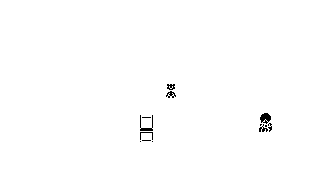
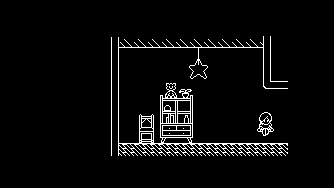
Revision of a layered 334px x 188px image; what changed, layer by layer:
hid group "子供部屋" (38 layers) over bbox(0, 0, 326, 188)
hid group "child_crouch" (2 layers) over bbox(258, 112, 273, 133)
hid "bed" over bbox(237, 119, 288, 148)
added group "リビング" with 35 layers above "レイヤー" over bbox(0, 0, 326, 188)
added group "chair #1" with 2 layers in group "リビング" over bbox(139, 114, 154, 143)
added layer "レイヤー #20" in group "chair #1" over bbox(139, 114, 154, 143)
added layer "レイヤー #21" in group "chair #1" over bbox(139, 114, 154, 143)
added group "shelf #1" with 1 layers in group "リビング" over bbox(160, 89, 193, 143)
added layer "レイヤー #26" in group "shelf #1" over bbox(160, 89, 193, 143)
added group "bair #1" with 6 layers in group "リビング" over bbox(165, 83, 177, 95)
added group "bair_head #1" with 2 layers in group "bair #1" over bbox(166, 83, 176, 91)
added layer "レイヤー #27" in group "bair_head #1" over bbox(166, 83, 176, 91)
added layer "レイヤー #28" in group "bair_head #1" over bbox(166, 83, 176, 91)
added group "bair_body #1" with 2 layers in group "bair #1" over bbox(165, 89, 177, 95)
added layer "レイヤー #29" in group "bair_body #1" over bbox(165, 89, 177, 95)
added layer "レイヤー #30" in group "bair_body #1" over bbox(165, 89, 177, 95)
added group "child_bair_hug #1" with 5 layers in group "リビング" over bbox(257, 112, 276, 136)
added layer "レイヤー #31" in group "child_bair_hug #1" over bbox(257, 112, 274, 136)
added layer "レイヤー #32" in group "child_bair_hug #1" over bbox(257, 112, 274, 136)
added group "light #1" with 2 layers in group "リビング" over bbox(189, 48, 208, 79)
added layer "レイヤー #36" in group "light #1" over bbox(189, 48, 208, 79)
added layer "repeat #1" in group "リビング" over bbox(119, 39, 288, 156)
added layer "main #1" in group "リビング" over bbox(111, 36, 288, 156)
showed "レイヤー" over bbox(0, 0, 334, 188)
